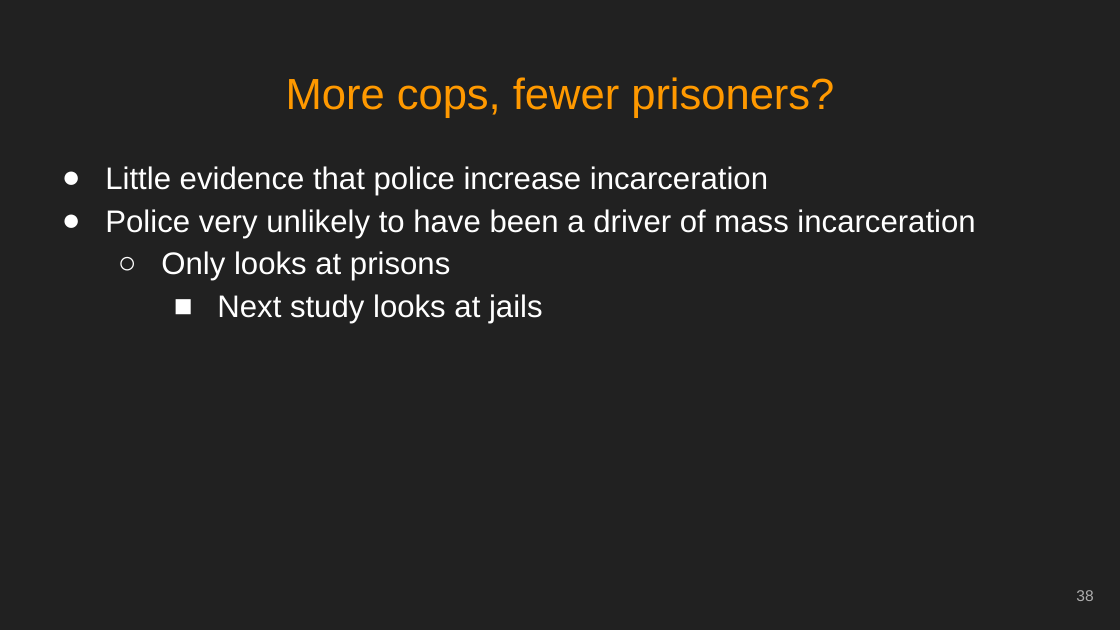
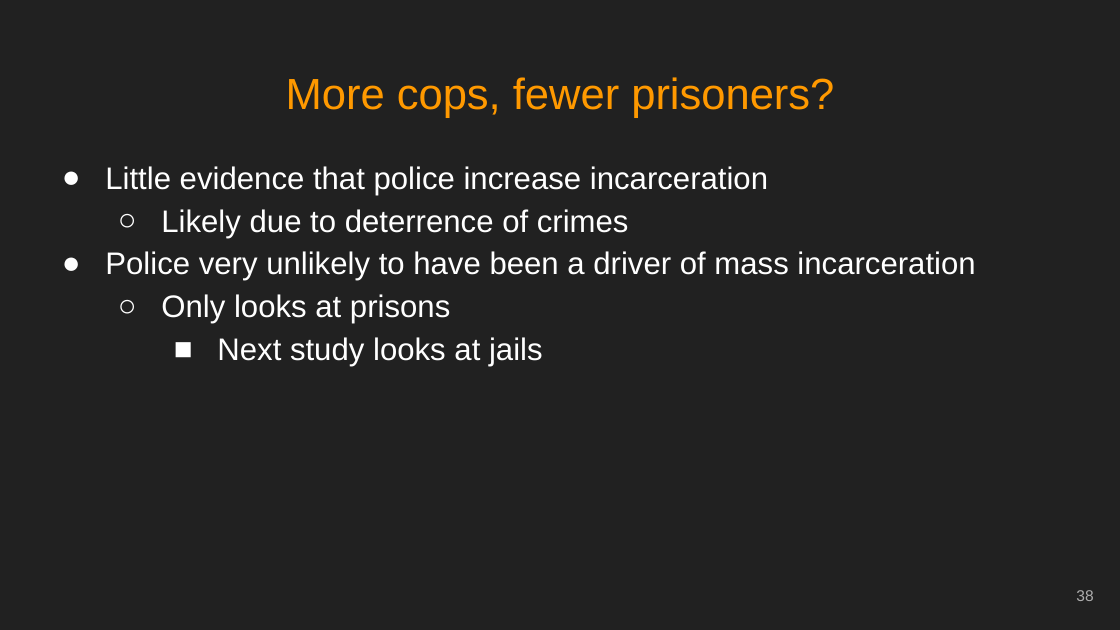
Before and after one commit to jacobkap/crimedatatool, a slide deck: slide 38 of kaplan_job_talk.pptx. Drawn at 1120x630 pixels with LibreOffice and Linux fonts; fonts in the diff are those of the drawing. Boxes give left, top, right and bottom in pixels: in the first picture for what was removed or moved away, otherwise in the second. Text is boxed around its words. In the diff, an @@ line names an element or a change of style, - is before the commit and + after.

```diff
--- a/kaplan_job_talk.pptx
+++ b/kaplan_job_talk.pptx
@@ text at [161, 209, 629, 238]: paragraph added @@
+  ○ Likely due to deterrence of crimes
```
Also in this commit, not shown: 2 other slides changed.
